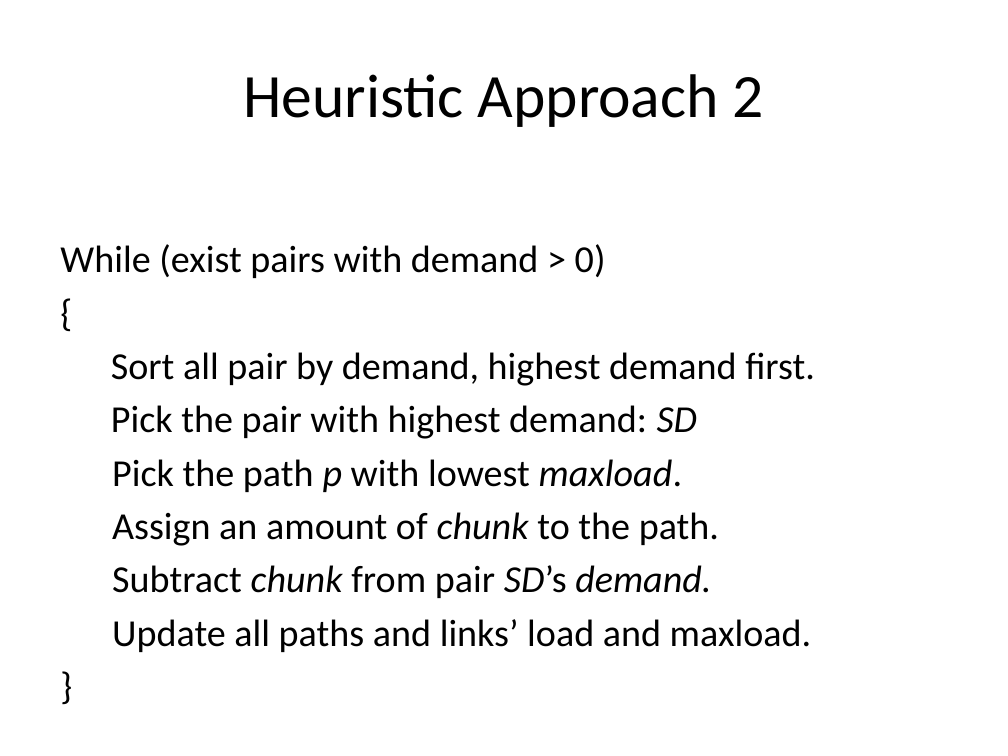
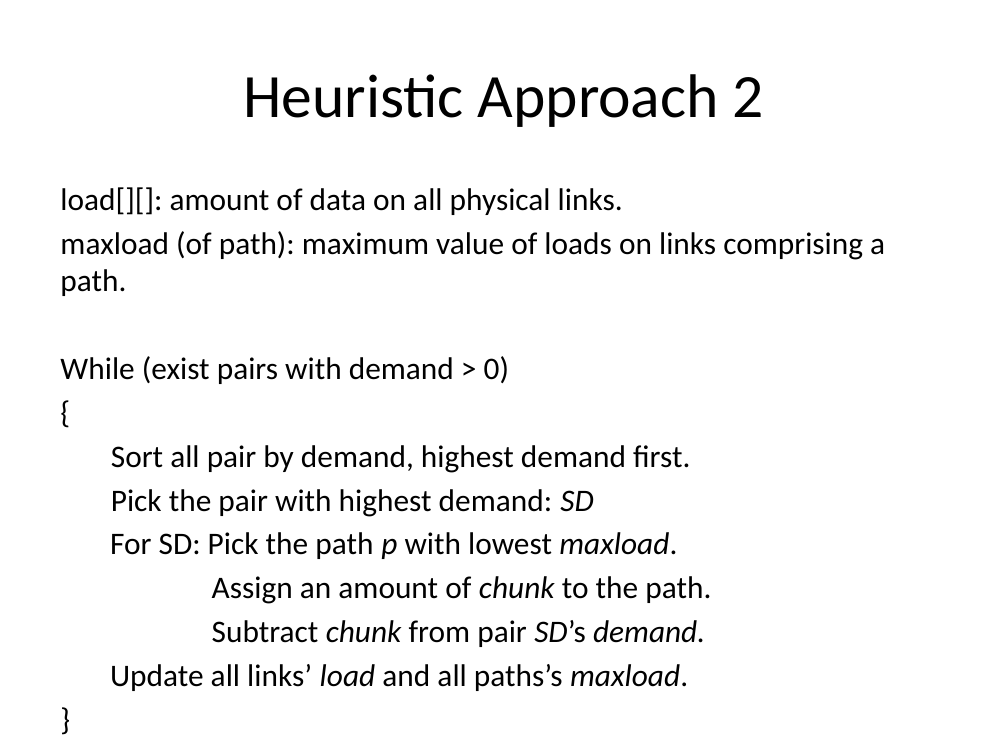
Before and after one commit to huyba/optiq, a slide deck: slide 3 of docs/Meeting_June_19.pptx. Drawn at 1008x756 pixels with LibreOffice and Linux fonts; fonts in the diff are those of the drawing. Boxes give left, top, right and bottom in pixels: in the first picture for what was removed or moved away, otherwise in the second. Text is boxed around its words. In the diff, an @@ line names an element or a change of style, - is before the commit and + after.

Commit message:
update slides

```diff
--- a/docs/Meeting_June_19.pptx
+++ b/docs/Meeting_June_19.pptx
@@ text at (60, 187, 885, 296): paragraphs added @@
+load[][]: amount of data on all physical links.
+maxload (of path): maximum value of loads on links comprising a path.
@@ text at (60, 356, 711, 647): size 27.2 to 22.4 pt in "While (exist pairs with demand > 0)", "{", "Sort all pair by demand, highest demand ...", "Pick the pair with highest demand: SD" and 3 more places @@
@@ text at (110, 532, 677, 559): text changed; size 27.2 to 22.4 pt @@
-Pick the path p with lowest maxload.
+For SD: Pick the path p with lowest maxload.
@@ text at (110, 664, 688, 691): text changed; size 27.2 to 22.4 pt @@
-Update all paths and links’ load and maxload.
+Update all links’ load and all paths’s maxload.
```
Also in this commit, not shown: 8 other slides changed.
